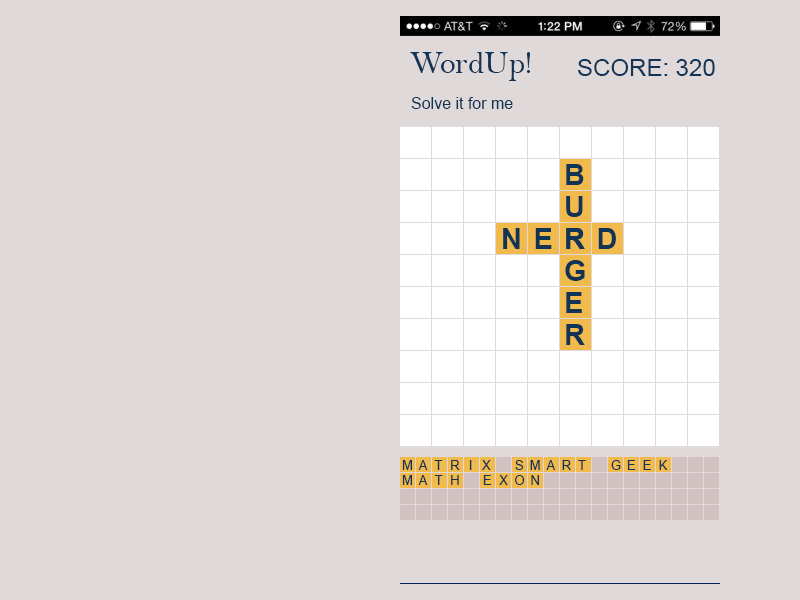
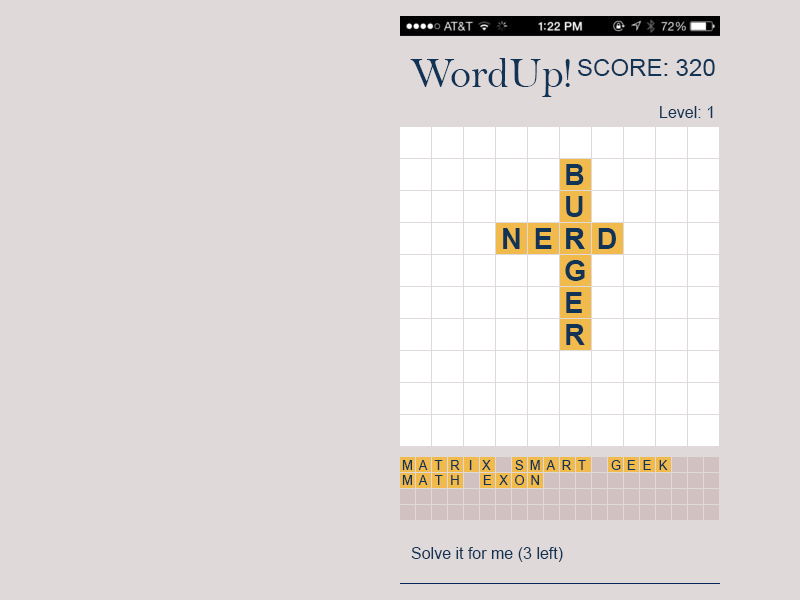
Layer changes from the first 800 × 600 image to the second:
renamed "Solve it for me" to "Solve it for me (3 left)", painted on it over [411, 97, 563, 562]
painted on "WordUp!" over [410, 52, 570, 97]
added layer "Level: 1" above "Layer 1" over [660, 106, 713, 118]
